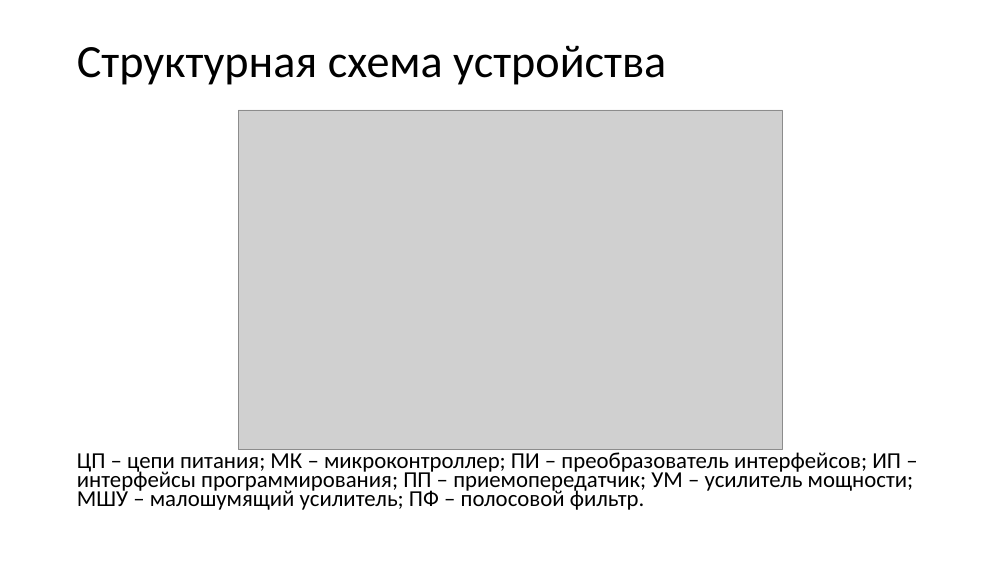
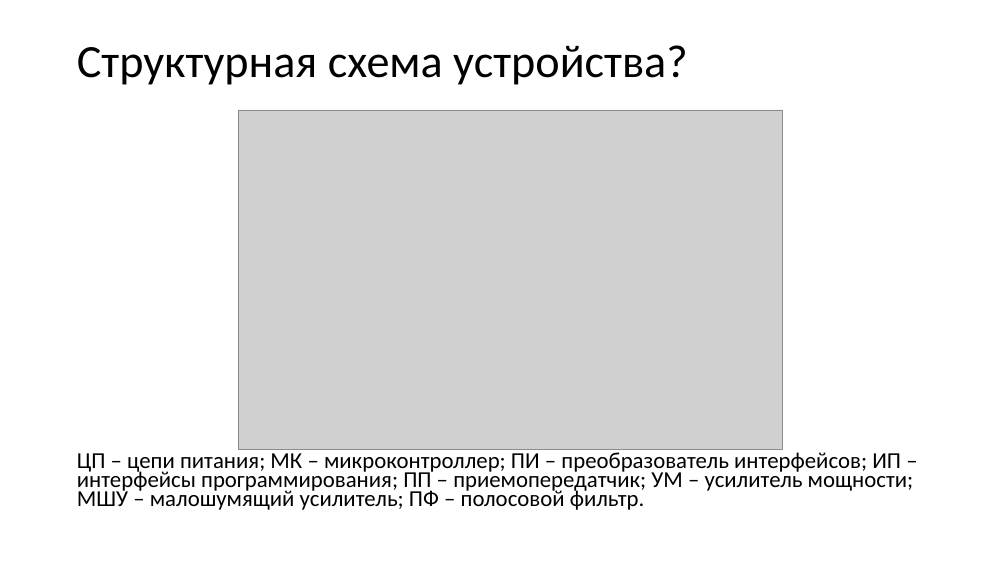
Before and after one commit to wei-blip/diploma, a slide deck: slide 5 of предзащита.pptx. Drawn at 1008x567 pixels with LibreOffice and Linux fonts; fonts in the diff are those of the drawing; grey boxes stand for pictures. Boxes give left, top, right and bottom in pixels: in the first picture for what was removed or moved away, otherwise in the second. Text is boxed around its words. In the diff, an @@ line names an element or a change of style, - is before the commit and + after.

```diff
--- a/предзащита.pptx
+++ b/предзащита.pptx
@@ title at [77, 45, 688, 85]: text changed @@
-Структурная схема устройства
+Структурная схема устройства?
```
Also in this commit, not shown: 7 other slides changed, 6 slides added, 2 slides removed, 4 other files.
